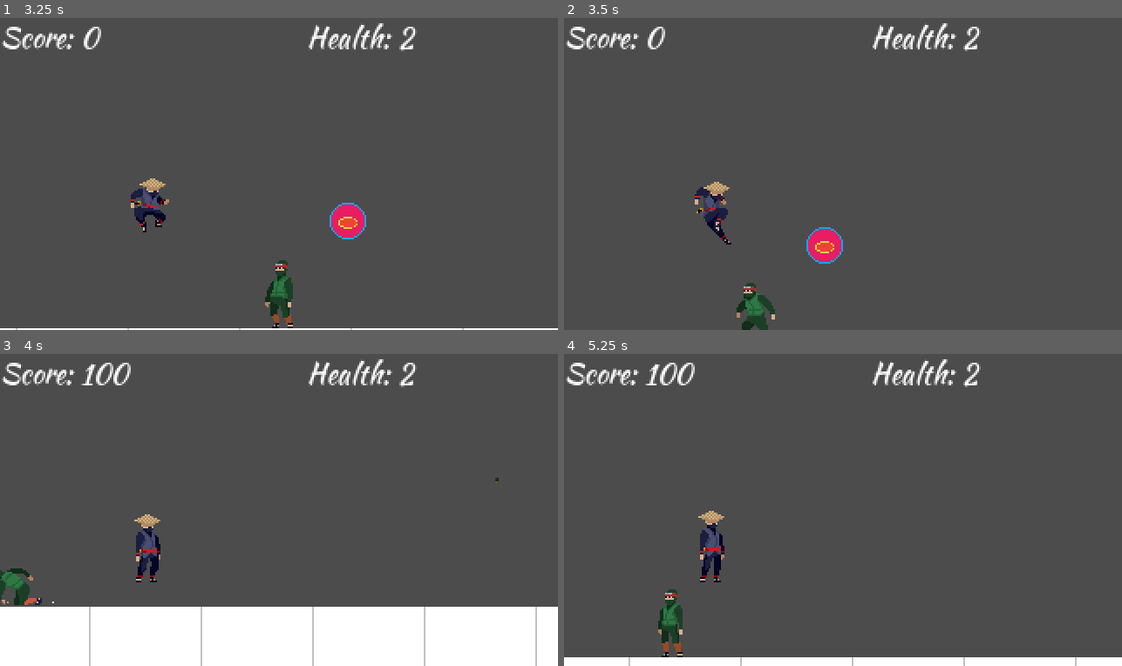
Above: before the commit, frames 1-4 (two rows, left to right).
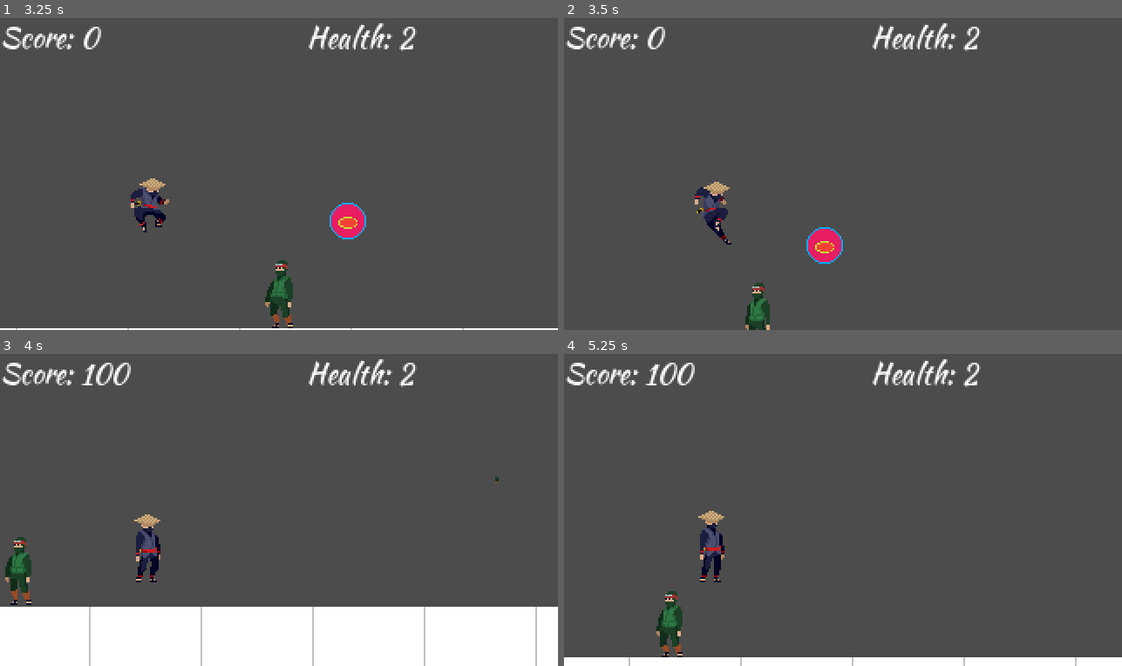
Above: after the commit, the same moments.

Repository: nateslagter/Ninja-Man-Quest-for-the-Shuriken
Game: Godot game, scene res://src/levels/testLevel.tscn
Two runs of this game, one before a commit and one after it. Both use one fixed random seed, a clock stepped at 60 frames per second and the inputs below.
Inputs:
- Up to frame 1 (3.25 s): hold Right (move_right) 0.53-2.03 s; tap F (attack) every 0.75 s from 0.6 to 2.85 s; tap Space (jump) at 0.77, 1.52, 3.02 s; hold Left (move_left) 2.03-2.78 s; hold Right (move_right) from 2.78 s (still down)
- Up to frame 2 (3.5 s): keep holding Right (move_right)
- Up to frame 3 (4 s): keep holding Right (move_right); tap F (attack) at 3.6 s; tap Space (jump) at 3.77 s
- Up to frame 4 (5.25 s): release Right (move_right) at 4.28 s; hold Left (move_left) 4.28-5.03 s; tap F (attack) at 4.35, 5.1 s; tap Space (jump) at 4.52 s; hold Right (move_right) from 5.03 s (still down)

Frame 1 is identical in both runs. In frame 2, 0.5% of the frame differs, in the area x 30-38%, y 84-100%; in frame 3, 0.8%, in the area x 0-90%, y 39-81%; in frame 4, 0.2%.

Commit message:
Switch boss ai to counterattack player

Diff:
--- a/src/actors/Boss.gd
+++ b/src/actors/Boss.gd
@@ -10,9 +10,8 @@
 
 var velocity := Vector2(150,0)
 var switch_velocity = 150
-var health := 3
+var health := 20
 var movable := true
-var wait_count := 0
 
 
 func _physics_process(delta : float) -> void:
@@ -25,7 +24,6 @@
 			velocity = Vector2(switch_velocity, 0)
 			movable = false
 			$WaitTimer.start()
-			$AttackTimer.start()
 		elif position.x < initial_pos.x - 200:
 			scale.x *= -1
 			$AnimationPlayer.play("Idle")
@@ -33,13 +31,14 @@
 			velocity = Vector2(switch_velocity, 0)
 			movable = false
 			$WaitTimer.start()
-			$AttackTimer.start()
 		var _ignored = move_and_slide(velocity,Vector2(0,0))
 
 
 func _on_Hitbox_area_entered(area : Area2D) -> void:
 	if area.name == "SwordHitbox":
 		health -= 1
+		_attack()
+
 	if health == 0:
 		queue_free()
 
@@ -55,3 +54,8 @@
 func _on_AnimationPlayer_animation_finished(anim_name : String) -> void:
 	if anim_name == "Attack":
 		$AnimationPlayer.play("Idle")
+
+
+func _attack() -> void:
+	$AnimationPlayer.play("Attack")
+	$AttackCooldown.start()
--- a/src/actors/Boss.tscn
+++ b/src/actors/Boss.tscn
@@ -103,9 +103,8 @@
 [node name="WaitTimer" type="Timer" parent="."]
 wait_time = 5.0
 
-[node name="AttackTimer" type="Timer" parent="."]
-wait_time = 2.0
-one_shot = true
+[node name="AttackCooldown" type="Timer" parent="."]
+wait_time = 3.0
 
 [node name="AttackHitbox" type="Area2D" parent="."]
 
@@ -117,4 +116,3 @@
 [connection signal="animation_finished" from="AnimationPlayer" to="." method="_on_AnimationPlayer_animation_finished"]
 [connection signal="area_entered" from="Hitbox" to="." method="_on_Hitbox_area_entered"]
 [connection signal="timeout" from="WaitTimer" to="." method="_on_WaitTimer_timeout"]
-[connection signal="timeout" from="AttackTimer" to="." method="_on_AttackTimer_timeout"]
--- a/src/actors/Enemy.tscn
+++ b/src/actors/Enemy.tscn
@@ -9,6 +9,39 @@
 [sub_resource type="RectangleShape2D" id=2]
 extents = Vector2( 1.4136, 2.34178 )
 
+[sub_resource type="Animation" id=3]
+resource_name = "Attack"
+length = 0.3
+tracks/0/type = "value"
+tracks/0/path = NodePath("Sprite:frame")
+tracks/0/interp = 1
+tracks/0/loop_wrap = true
+tracks/0/imported = false
+tracks/0/enabled = true
+tracks/0/keys = {
+"times": PoolRealArray( 0, 0.1, 0.2 ),
+"transitions": PoolRealArray( 1, 1, 1 ),
+"update": 1,
+"values": [ 7, 8, 9 ]
+}
+
+[sub_resource type="Animation" id=4]
+resource_name = "Idle"
+length = 0.75
+loop = true
+tracks/0/type = "value"
+tracks/0/path = NodePath("Sprite:frame")
+tracks/0/interp = 1
+tracks/0/loop_wrap = true
+tracks/0/imported = false
+tracks/0/enabled = true
+tracks/0/keys = {
+"times": PoolRealArray( 0, 0.1, 0.2, 0.3, 0.4, 0.5, 0.6 ),
+"transitions": PoolRealArray( 1, 1, 1, 1, 1, 1, 1 ),
+"update": 1,
+"values": [ 0, 1, 2, 3, 4, 5, 6 ]
+}
+
 [node name="Enemy" type="KinematicBody2D"]
 script = ExtResource( 2 )
 
@@ -18,6 +51,7 @@
 texture = ExtResource( 1 )
 hframes = 4
 vframes = 6
+frame = 9
 
 [node name="CollisionShape2D" type="CollisionShape2D" parent="."]
 position = Vector2( -14.2106, 3.64328 )
@@ -29,5 +63,10 @@
 position = Vector2( -14.1905, 3.65511 )
 shape = SubResource( 2 )
 
+[node name="AnimationPlayer" type="AnimationPlayer" parent="."]
+autoplay = "Idle"
+anims/Attack = SubResource( 3 )
+anims/Idle = SubResource( 4 )
+
 [connection signal="area_entered" from="Area2D" to="." method="_on_Area2D_area_entered"]
 [connection signal="area_exited" from="Area2D" to="." method="_on_Area2D_area_exited"]
Not shown: 1 places in src/actors/Enemy.tscn that only renumber resources
